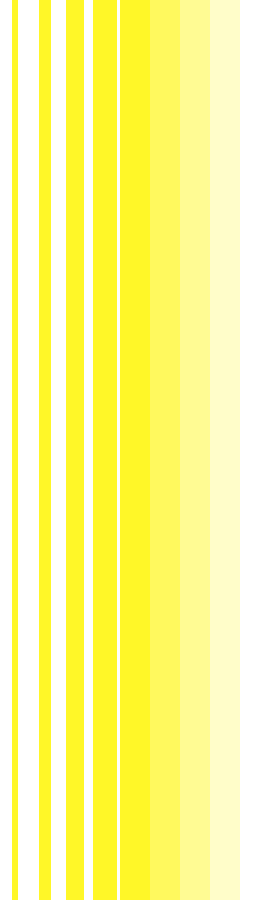
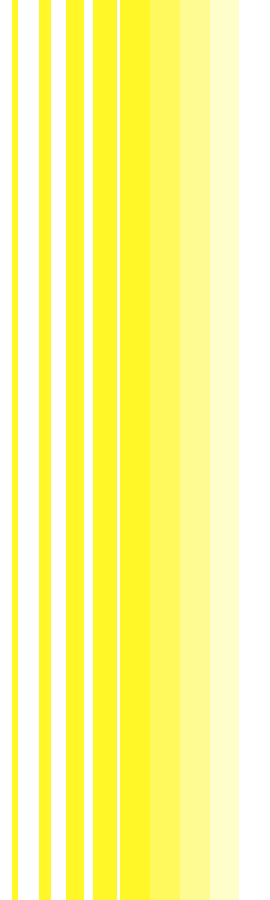
The second 270 x 900 image is a revision of the first. Changes to its layers:
painted on "Frame 5" (2nd of 5) over [239, 0, 240, 900]
